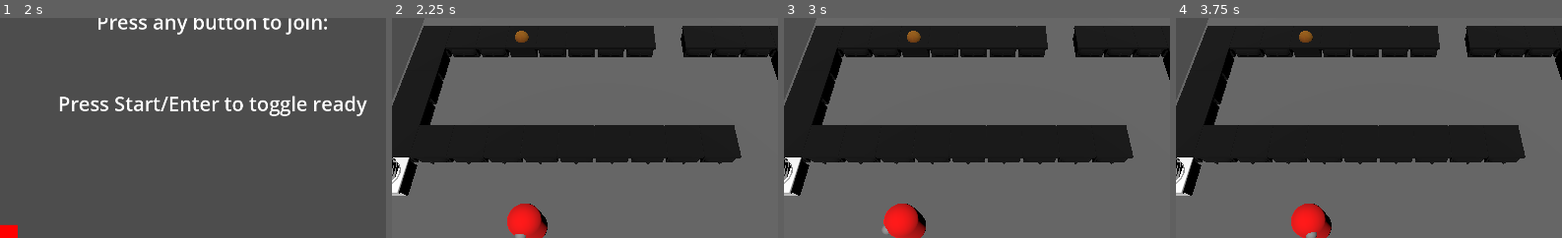
Above: before the commit, frames 1-4 (left to right).
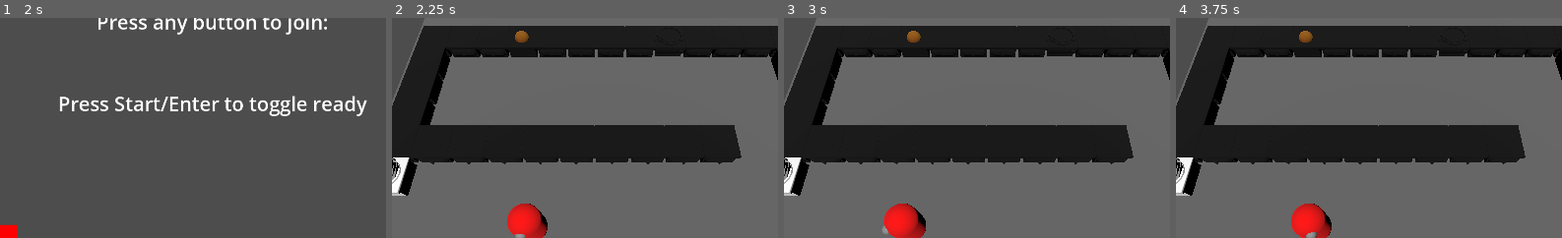
Above: after the commit, the same moments.

Repository: KFANullSense/TSE2025
Game: Godot game, scene res://Game Scenes/main_menu.tscn
The game is run twice, just before and just after one commit, with the same random seed, the same clock (stepped at 60 frames per second) and the same inputs.
Inputs (mouse positions are % of the whole screen's width and height, from its top left):
- Up to frame 1 (2 s): click (51, 51) at 0.5 s; tap Enter (start) at 1.25 s; tap Space (Interact-2) at 1.35 s
- Up to frame 2 (2.25 s): tap Enter (start) at 2 s; tap S (downInput-2) at 2.1 s
- Up to frame 3 (3 s): tap Enter (start) at 2.75 s; tap A (leftInput-2) at 2.85 s
- Up to frame 4 (3.75 s): tap Enter (start) at 3.5 s; tap D (rightInput-2) at 3.6 s
The pictures show only the part of the screen within x 23-73%, y 21-71%; the shares and areas given below are measured in that part.

Frame 1 is identical in both runs. In frame 2, 1.0% of the frame differs, in the area x 67-77%, y 3-18%; in frame 3, 1.0%; in frame 4, 1.0%.

Commit message:
added basic cooking logic

Diff:
--- a/Game Scenes/Level1.tscn
+++ b/Game Scenes/Level1.tscn
@@ -1,10 +1,11 @@
-[gd_scene load_steps=10 format=3 uid="uid://bhutm1v5xvtin"]
+[gd_scene load_steps=11 format=3 uid="uid://bhutm1v5xvtin"]
 
 [ext_resource type="Script" uid="uid://cvbghf1oaf0ra" path="res://Scripts/levelLoadScript.gd" id="1_54221"]
 [ext_resource type="PackedScene" uid="uid://bwbtksyfdsxun" path="res://Prefab Objects/CounterTops/bin.tscn" id="2_tprr5"]
 [ext_resource type="PackedScene" uid="uid://dko6f4vllq8kr" path="res://Prefab Objects/CounterTops/counter.tscn" id="3_sda3d"]
 [ext_resource type="PackedScene" uid="uid://b1jagbu23s8wx" path="res://Prefab Objects/Produce/onion_bin.tscn" id="5_45mkt"]
 [ext_resource type="PackedScene" uid="uid://coqlbo3wkm3r" path="res://Prefab Objects/CounterTops/Cutting_Counter.tscn" id="5_54221"]
+[ext_resource type="PackedScene" uid="uid://b4o2vw782iyp4" path="res://Prefab Objects/CounterTops/cooker.tscn" id="6_d8mj4"]
 [ext_resource type="PackedScene" uid="uid://dkjudv3iwouwi" path="res://Prefab Objects/CounterTops/plateHolder.tscn" id="9_1ntic"]
 
 [sub_resource type="StandardMaterial3D" id="StandardMaterial3D_l4am2"]
@@ -47,6 +48,9 @@
 
 [node name="CuttingCounter2" parent="." instance=ExtResource("5_54221")]
 transform = Transform3D(-1, 0, 8.9407e-08, 0, 1, 0, -8.9407e-08, 0, -1, -3, 0, 4)
+
+[node name="Cooker" parent="." instance=ExtResource("6_d8mj4")]
+transform = Transform3D(1, 0, 0, 0, 1, 0, 0, 0, 1, 2, 0, -4)
 
 [node name="CounterHolder" type="Node" parent="."]
 
--- a/Prefab Objects/CounterTops/cooker.tscn
+++ b/Prefab Objects/CounterTops/cooker.tscn
@@ -6,12 +6,12 @@
 size = Vector3(1, 0.7, 1)
 
 [sub_resource type="BoxShape3D" id="BoxShape3D_rna3w"]
-size = Vector3(1.13892, 0.648926, 1.18756)
+size = Vector3(1, 0.649, 1)
 
 [node name="Cooker" type="StaticBody3D"]
 
 [node name="Cooker" parent="." instance=ExtResource("1_ygdb8")]
-transform = Transform3D(110, 0, 0, 0, 110, 0, 0, 0, 110, 0, 0, 0)
+transform = Transform3D(100, 0, 0, 0, 100, 0, 0, 0, 100, 0, 0, 0)
 
 [node name="MeshInstance3D" type="MeshInstance3D" parent="."]
 transform = Transform3D(1, 0, 0, 0, 1, 0, 0, 0, 1, 0, 0.243036, 0)
@@ -19,5 +19,5 @@
 mesh = SubResource("BoxMesh_uk4j8")
 
 [node name="CollisionShape3D" type="CollisionShape3D" parent="."]
-transform = Transform3D(1, 0, 0, 0, 1, 0, 0, 0, 1, -0.0123291, 0.297677, 0.0391541)
+transform = Transform3D(1, 0, 0, 0, 1, 0, 0, 0, 1, 0, 0.298, 0)
 shape = SubResource("BoxShape3D_rna3w")
--- a/Scripts/Interactables/chopping_Counter.gd
+++ b/Scripts/Interactables/chopping_Counter.gd
@@ -8,5 +8,6 @@
 
 func chopIngredient():
 	if (inventory is Ingredient):
-		await get_tree().create_timer(CHOPPING_TIME).timeout
-		inventory.finish_chopping()
+		if (not inventory.is_chopped):
+			await get_tree().create_timer(CHOPPING_TIME).timeout
+			inventory.finish_chopping()
--- a/Scripts/Interactables/cooking_Pot.gd
+++ b/Scripts/Interactables/cooking_Pot.gd
@@ -1,44 +1,57 @@
 extends Node3D
 
-const MAX_ITEMS = 3
+const MAX_ITEMS: int = 3
+const TIME_TO_COOK: float = 15.0
 
-var ingredient_type: String = ""
-var ingredient_count: int = 0
-var fill_meshes: Array[MeshInstance3D] = []
+var localIngredients: Array[Ingredient]
+var fill_meshes: Array[MeshInstance3D]
+var cookProgress: float = 0.0
 
-@onready var pot_mesh = $PotMesh
-@onready var fill1 = $Fill1
-@onready var fill2 = $Fill2
-@onready var fill3 = $Fill3
+var finishedSoup: CookedFood
+var isCooked = false
 
-func _ready():
-	fill_meshes = [fill1, fill2, fill3]
-	for mesh in fill_meshes:
-		mesh.visible = false
-
-func add_ingredient(ingredient: Node) -> bool:
-	# Must be chopped and have a known ingredient type
-	if not ingredient.has_method("is_chopped") or not ingredient.is_chopped:
-		return false
-	if not ingredient.has_variable("ingredient_type"):
+func add_ingredient(ingredientToAdd) -> bool:
+	if localIngredients.size() >= MAX_ITEMS:
 		return false
 
-	var type = ingredient.ingredient_type
+	if (ingredientToAdd is Ingredient):
+		if not ingredientToAdd.is_chopped:
+			return false
 
-	# First item sets the required type
-	if ingredient_count == 0:
-		ingredient_type = type
-	elif type != ingredient_type:
-		return false # Reject different type
+		localIngredients.append(ingredientToAdd)
 
-	if ingredient_count >= MAX_ITEMS:
-		return false
+	if (ingredientToAdd is IngredientStack):
+		if localIngredients.size() + ingredientToAdd.currentIngredients.size() >= MAX_ITEMS:
+			return false
 
-	# Add the item visually
-	fill_meshes[ingredient_count].visible = true
-	set_fill_color(fill_meshes[ingredient_count], type)
-	ingredient_count += 1
+		if (ingredientToAdd.localStackType != IngredientStack.StackType.INGREDIENTS):
+			return false
+
+		for localIngredient in ingredientToAdd.currentIngredients:
+			if not localIngredient.is_chopped:
+				return false
+
+		for localIngredient in ingredientToAdd.currentIngredients:
+			localIngredients.append(localIngredient)
+
+		ingredientToAdd.removeAllIngredients()
+
+	fill_meshes[localIngredients.size() - 1].visible = true
 	return true
+
+func _process(delta: float) -> void:
+	if (localIngredients.size() > 0 and isCooked == false):
+		cookProgress += delta
+
+		if (cookProgress > TIME_TO_COOK):
+			isCooked = true
+			var finishedIngredientList: Array[Ingredient.IngredientType]
+			for localIngredient in localIngredients:
+				finishedIngredientList.append(localIngredient.ingredient_type)
+			finishedSoup = CookedFood.new(CookedFood.FoodType.SOUP, finishedIngredientList)
+
+	else:
+		cookProgress = 0
 
 func set_fill_color(mesh: MeshInstance3D, type: String):
 	var color := Color.WHITE
@@ -58,3 +71,10 @@
 	var mat := StandardMaterial3D.new()
 	mat.albedo_color = color
 	mesh.set_surface_override_material(0, mat)
+
+func clearPot():
+	localIngredients = []
+	for fillMesh in fill_meshes:
+		fillMesh.visible = false
+
+	isCooked = false
